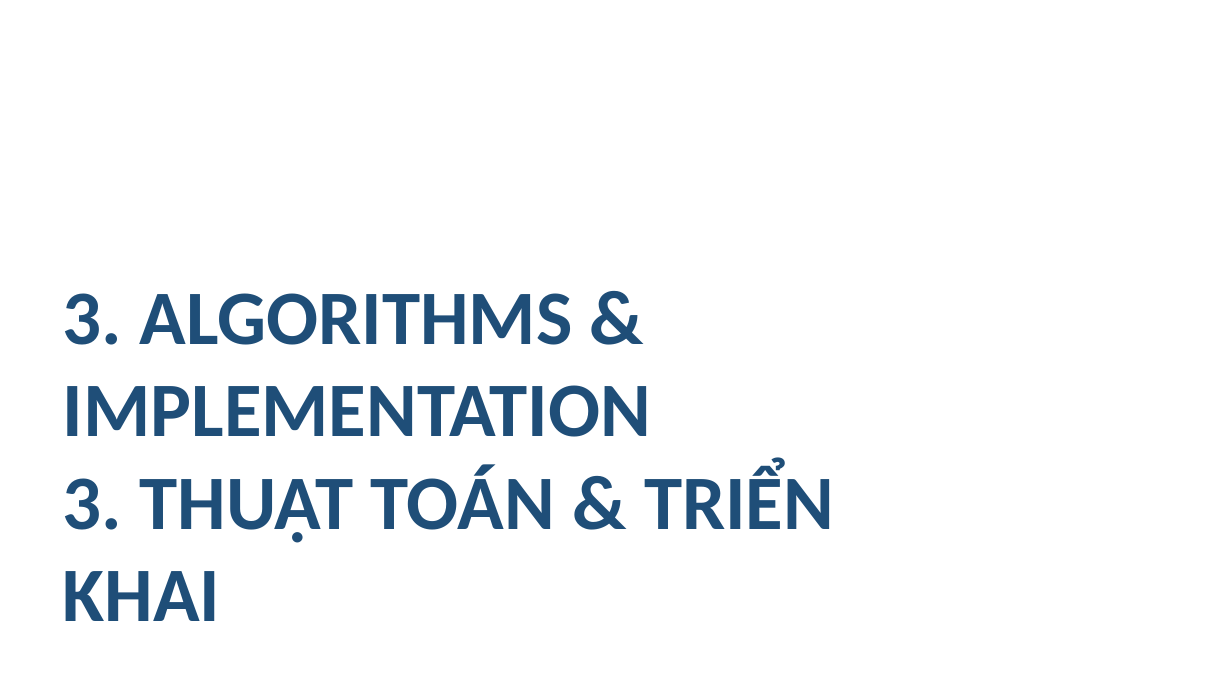
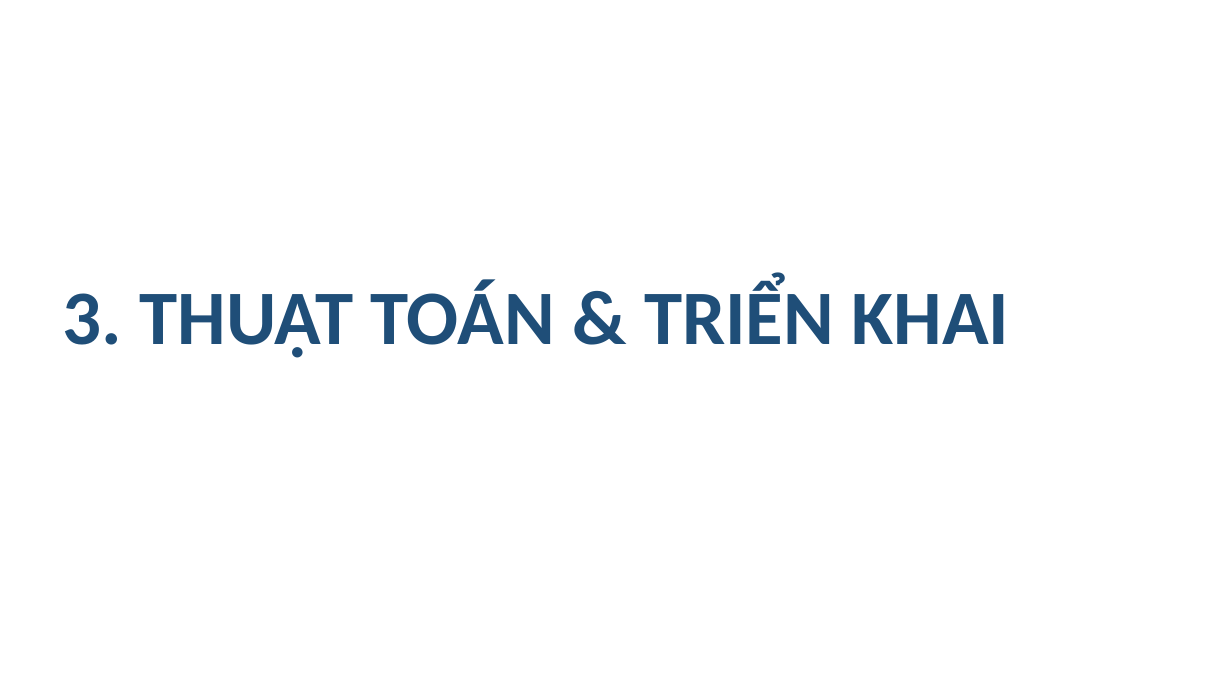
Before and after one commit to Theta2414/Controlling-Robot-Car, a slide deck: slide 7 of Presentation/EmbeddedC.pptx. Drawn at 1232x693 pixels with LibreOffice and Linux fonts; fonts in the diff are those of the drawing; background and template pictures are left out. Boxes give left, top, right and bottom in pixels: in the first picture for what was removed or moved away, otherwise in the second. Text is boxed around its words. In the diff, an @@ line names an element or a change of style, - is before the commit and + after.

```diff
--- a/Presentation/EmbeddedC.pptx
+++ b/Presentation/EmbeddedC.pptx
@@ title at <box>63,293,651,437</box>: paragraph removed @@
-3. ALGORITHMS & IMPLEMENTATION
```
Also in this commit, not shown: 15 other slides changed, 1 slide removed, 31 other files.
